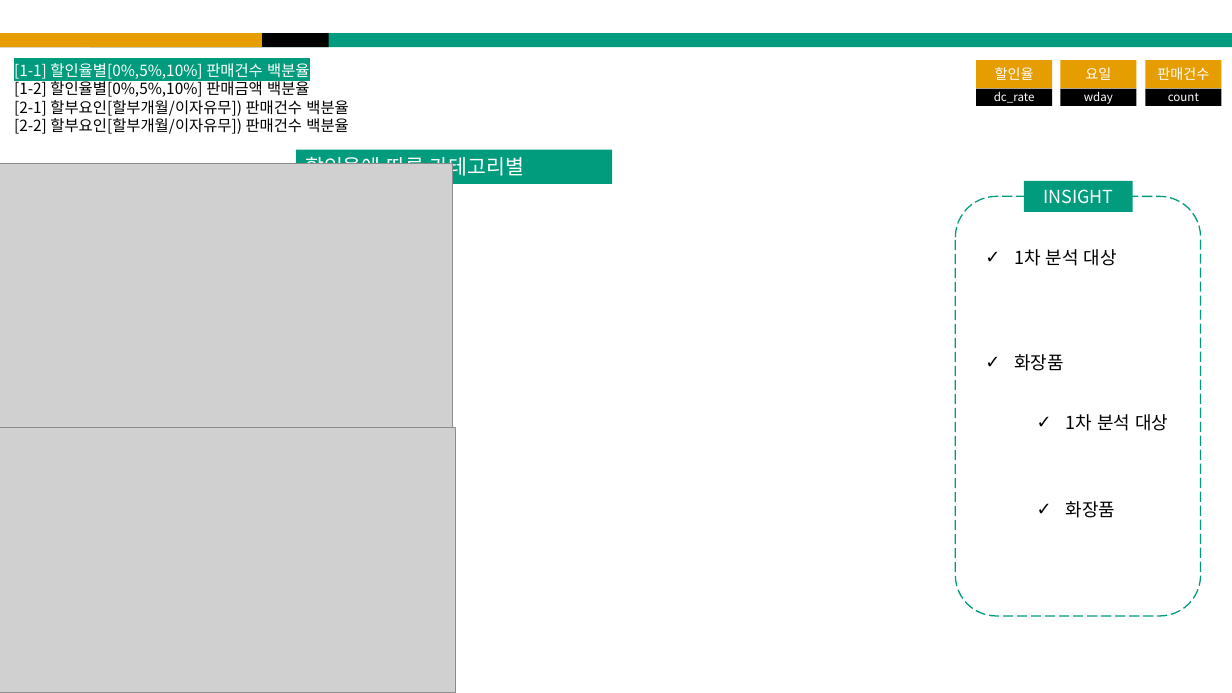
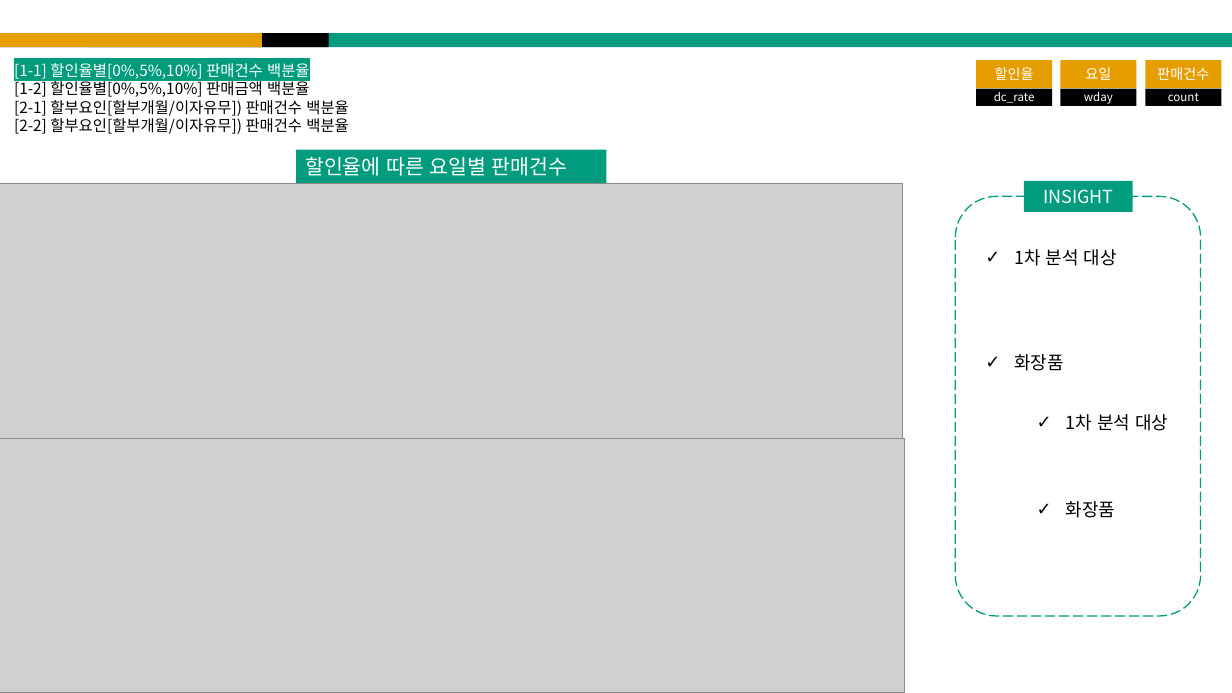
Before and after one commit to horaeng1/Asiae_AI, a slide deck: slide 31 of 1_Code/4_kim/R/BA_Project.pptx. Drawn at 1232x693 pixels with LibreOffice and Linux fonts; fonts in the diff are those of the drawing; grey boxes stand for pictures. Boxes give left, top, right and bottom in pixels: in the first picture for what was removed or moved away, otherwise in the second. Text is boxed around its words. In the diff, an @@ line names an element or a change of style, - is before the commit and + after.

```diff
--- a/1_Code/4_kim/R/BA_Project.pptx
+++ b/1_Code/4_kim/R/BA_Project.pptx
@@ rectangle "할인율에 따른 요일별 판매건수": place and size @@
-rectangle "할인율에 따른 요일별 판매건수" at (297, 150, 613, 184)
+rectangle "할인율에 따른 요일별 판매건수" at (297, 150, 607, 184)
@@ text in rectangle at (305, 157, 567, 176): text changed @@
-할인율에 따른 카테고리별 판매건수
+할인율에 따른 요일별 판매건수
@@ picture: place and size @@
-picture at (0, 164, 453, 428)
+picture at (0, 184, 902, 439)
@@ picture: place and size @@
-picture at (0, 428, 456, 692)
+picture at (0, 438, 905, 693)
```
Also in this commit, not shown: 15 other slides changed, 2 slides added.
